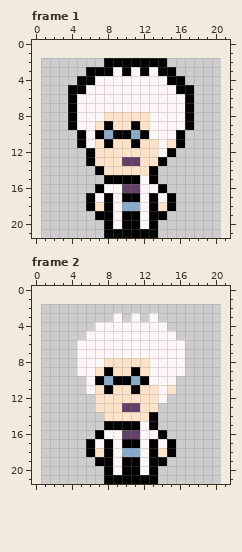
A pixel-art file gets an edit: src/project/data/sprites/pieces/player/player.aseprite. The first picture shows the starting point.
20x20 pixels, 2 frames. Shown: frame 1, frame 2. The old version is drawn lined up with the new one, on the new canvas.
After:
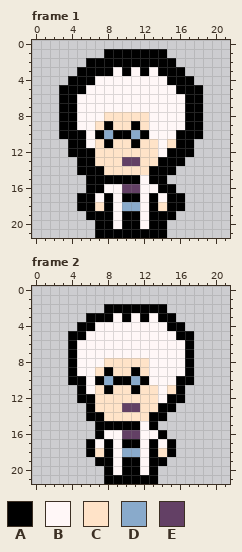
Palette (. is transparent): A #000000  B #fff7f7  C #ffe3c8  D #89aacb  E #634065
Difference:
canvas 20x20 -> 22x22, the old top-left corner now at 1,2
Frame 1:
y 1: x 8..14 ....... -> AAAAAAA
y 2: x 6..7 .. -> AA; x 15 . -> A
y 3: x 5 . -> A; x 16 . -> A
y 4: x 4 . -> A; x 17 . -> A
y 5..9: x 3 . -> A; x 18 . -> A
y 10: x 3..4 .. -> AA; x 17..18 .. -> AA
y 11: x 4 . -> A; x 17 . -> A
y 12: x 4..5 .. -> AA; x 16..17 .. -> AA
y 13: x 5 . -> A; x 15..16 .. -> AA
y 14: x 5..6 .. -> AA; x 14..15 .. -> AA
y 15: x 6..7 .. -> AA; x 14 . -> A
y 16: x 6 . -> A; x 15 . -> A
y 17..18: x 5 . -> A; x 16 . -> A
y 19: x 6 . -> A; x 15 . -> A
y 20..21: x 7 . -> A; x 14 . -> A
Frame 2:
y 2: x 8..14 ....... -> AAAAAAA
y 3: x 6..8 ... -> AAA; x 10 . -> A; x 12 . -> A; x 14..15 .. -> AA
y 4: x 5..6 .. -> AA; x 15..16 .. -> AA
y 5: x 4..5 .. -> AA; x 16..17 .. -> AA
y 6..9: x 4 . -> A; x 17 . -> A
y 10: x 4..5 .. -> AA; x 16..17 .. -> AA
y 11: x 5 . -> A; x 16 . -> A
y 12: x 5..6 .. -> AA; x 15..16 .. -> AA
y 13: x 6 . -> A; x 14..15 .. -> AA
y 14: x 6..7 .. -> AA; x 14 . -> A
y 15: x 7 . -> A
Pixel boxes of the changes (left, top, right, bottom) in both pictures:
added: (59, 49, 203, 238)
added: (68, 304, 194, 430)
